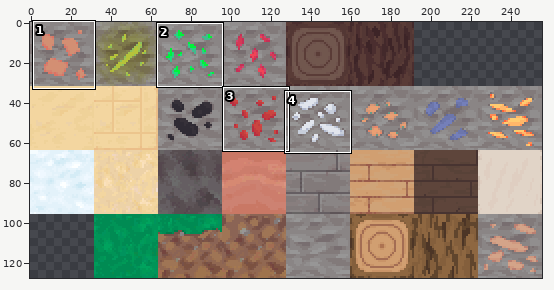
Two versions of one sprite sheet, Assets/Resources/texture_atlas.png. The first picture is a wide view before the edit; the outline marks the close-up.
Close-up. Before the edit:
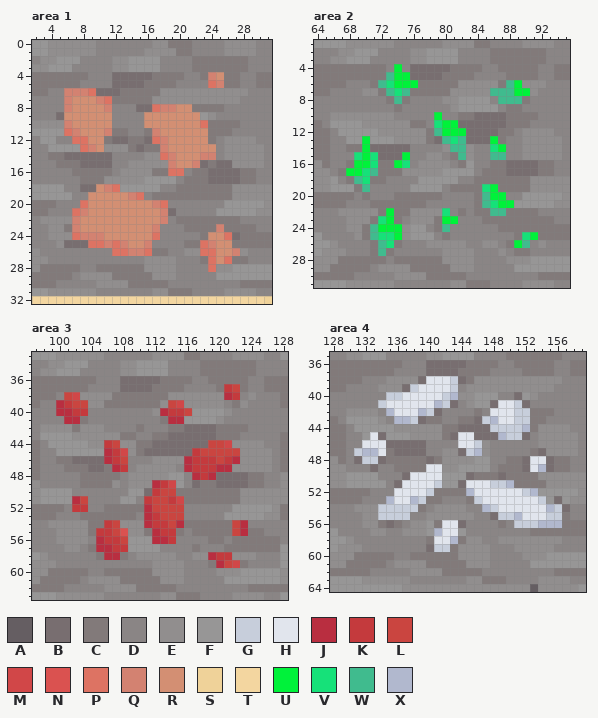
The file is 256x128 pixels. Colours within 5 levels of each other are drawn and written as one. Shown: area 1: x 2..31, y 0..32; area 2: x 64..95, y 1..31; area 3: x 97..128, y 33..63; area 4: x 128..159, y 35..64. The commit also changed other parts of the picture, which this record leaves out.
Palette (. is transparent): A #655e62  B #786e70  C #827a7a  D #8a8585  E #918e8e  F #979696  G #c7cedb  H #e1e5ed  J #b92e40  K #c43a3d  L #ca4540  M #d14748  N #da5250  P #dd7363  Q #d38271  R #d38f73  S #efd299  T #f3d6a0  U #00f23a  V #16e179  W #40bb8e  X #b1b8ce
After:
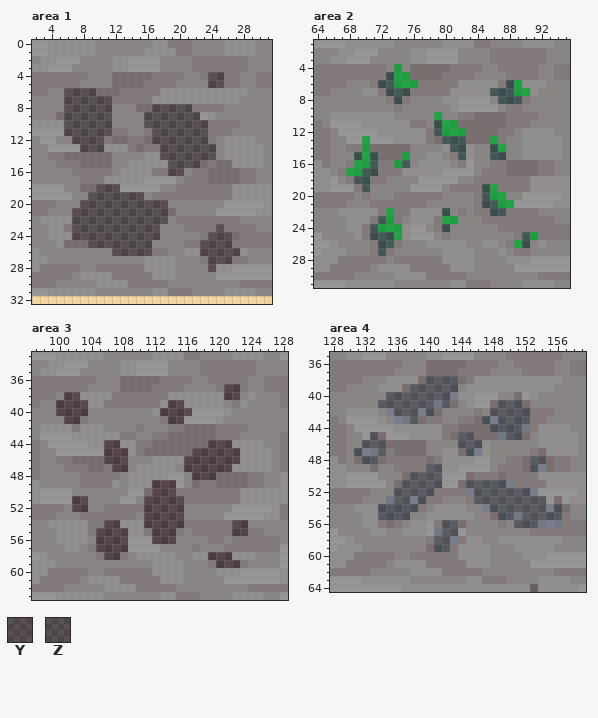
Colours new in this view: Y #d6836e20  Z #d38f7320
The exact change:
@@ palette @@
-G #c7cedb
+G #c7cedb20
-H #e1e5ed
+H #e1e5ed20
-J #b92e40
+J #b92e4020
-K #c43a3d
+K #c43a3d20
-L #ca4540
+L #ca454020
-M #d14748
+M #d1474820
-N #da5250
+N #da525020
-P #dd7363
+P #dd736320
-U #00f23a
+U #00f23a89
-V #16e179
+V #16e17920
-W #40bb8e
+W #40bb8e20
-X #b1b8ce
+X #b1b8ce79
--- area 1
@@ x 2..31 @@
  3 EEFFFDDDDDEEFFFFDDDDCCCCCCCDDD
- 4 CCCCCCCDDDBBBBBCCCCDDCQRCCDDCC
- 5 CCCCCCDDDDBBBBCCCCDDDDPQCCDDCC
- 6 CCDDQQQPBBBCCCCCEEEEEEEEEEEDDD
- 7 DDDDQRRRQPCCCCCEEEEEEEEEEEDDDD
- 8 DDDDQRRRRQDDDBBPQQRRCCCCDDDDDD
- 9 DDDBRRRRRRDDDDRRRRRRRFEDDDDDDD
-10 EEEEQRRRRRDDDDRRRRRRRPCCCCDDDD
-11 FFFFPQRRRQCCDDCQRRRRRRCCCDDDDD
-12 DFFDDPPRRCBBCCBPQRRRRRCDEEEEDD
-13 DDFFFFPQREEECBCCQRRRRRRDEEEEED
-14 DDCCBBBBBBDDDDEEPQRRRQQDEEEEED
-15 DDDCCCBBBBDDEEEEEQRRQBCBBEEEED
+ 4 CCCCCCCDDDBBBBBCCCCDDCYZCCDDCC
+ 5 CCCCCCDDDDBBBBCCCCDDDDPYCCDDCC
+ 6 CCDDYYYPBBBCCCCCEEEEEEEEEEEDDD
+ 7 DDDDYZZZYPCCCCCEEEEEEEEEEEDDDD
+ 8 DDDDYZZZZYDDDBBPYYZZCCCCDDDDDD
+ 9 DDDBZZZZZZDDDDZZZZZZZFEDDDDDDD
+10 EEEEYZZZZZDDDDZZZZZZZPCCCCDDDD
+11 FFFFPYZZZYCCDDCYZZZZZZCCCDDDDD
+12 DFFDDPPZZCBBCCBPYZZZZZCDEEEEDD
+13 DDFFFFPYZEEECBCCYZZZZZZDEEEEED
+14 DDCCBBBBBBDDDDEEPYZZZYYDEEEEED
+15 DDDCCCBBBBDDEEEEEYZZYBCBBEEEED
 16 DDDDDCCCCCDEEEECCPPDCCBBBBCCDD
 17 DDDDDDCCCEEEEEFFFFDCCCBBBBCCDD
-18 FFFFDDBBRQPFFFFFDDCCCCCCCEEEEE
-19 FFFFFDDRRRRRQPDCCCCCCCCCCEEEEE
-20 CCCDDDPRRRRRRRRQPDDDDDDDFFFFFE
-21 CCDDDPQRRRRRRRRRQBDDDDDFFFFFEE
-22 DEEEEQRRRRRRRRRRQDCCCCCCCCDDDD
-23 DDEECQRRRRRRRRRQDDDCCCCQCCCCDD
-24 DDEEEPQQQRRRRRRPDDDDDCRRPBCCCC
-25 DDDEBBBPPQPQRRQDDDDCCPQRRCCCCC
-26 EDDDDDDDDDPPQQPCCDDEEPPRRQEDDD
-27 EEDDDDDDDDDDDDEEEEDDDCPRPCCDDD
+18 FFFFDDBBZYPFFFFFDDCCCCCCCEEEEE
+19 FFFFFDDZZZZZYPDCCCCCCCCCCEEEEE
+20 CCCDDDPZZZZZZZZYPDDDDDDDFFFFFE
+21 CCDDDPYZZZZZZZZZYBDDDDDFFFFFEE
+22 DEEEEYZZZZZZZZZZYDCCCCCCCCDDDD
+23 DDEECYZZZZZZZZZYDDDCCCCYCCCCDD
+24 DDEEEPYYYZZZZZZPDDDDDCZZPBCCCC
+25 DDDEBBBPPYPYZZYDDDDCCPYZZCCCCC
+26 EDDDDDDDDDPPYYPCCDDEEPPZZYEDDD
+27 EEDDDDDDDDDDDDEEEEDDDCPZPCCDDD
 28 ECCCCCDDCCCCCCEEEEDDDDPEEFFFFF
Changed places in both close-ups, as pixel boxes (x1, y1, x2, y2):
changed: (64, 72, 240, 272)
changed: (378, 64, 418, 104)
changed: (434, 80, 530, 160)
changed: (346, 136, 410, 256)
changed: (482, 184, 538, 248)
changed: (442, 208, 458, 232)
changed: (56, 384, 248, 568)
changed: (354, 376, 562, 552)
